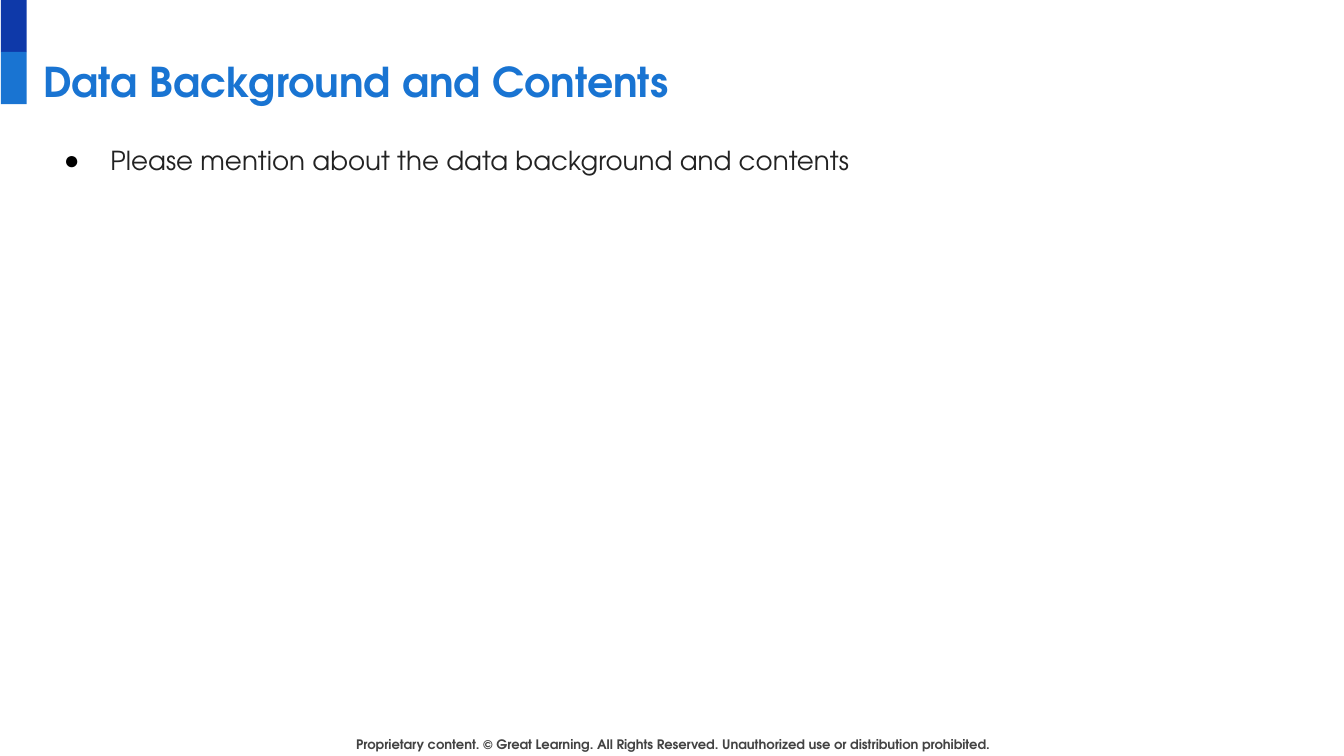
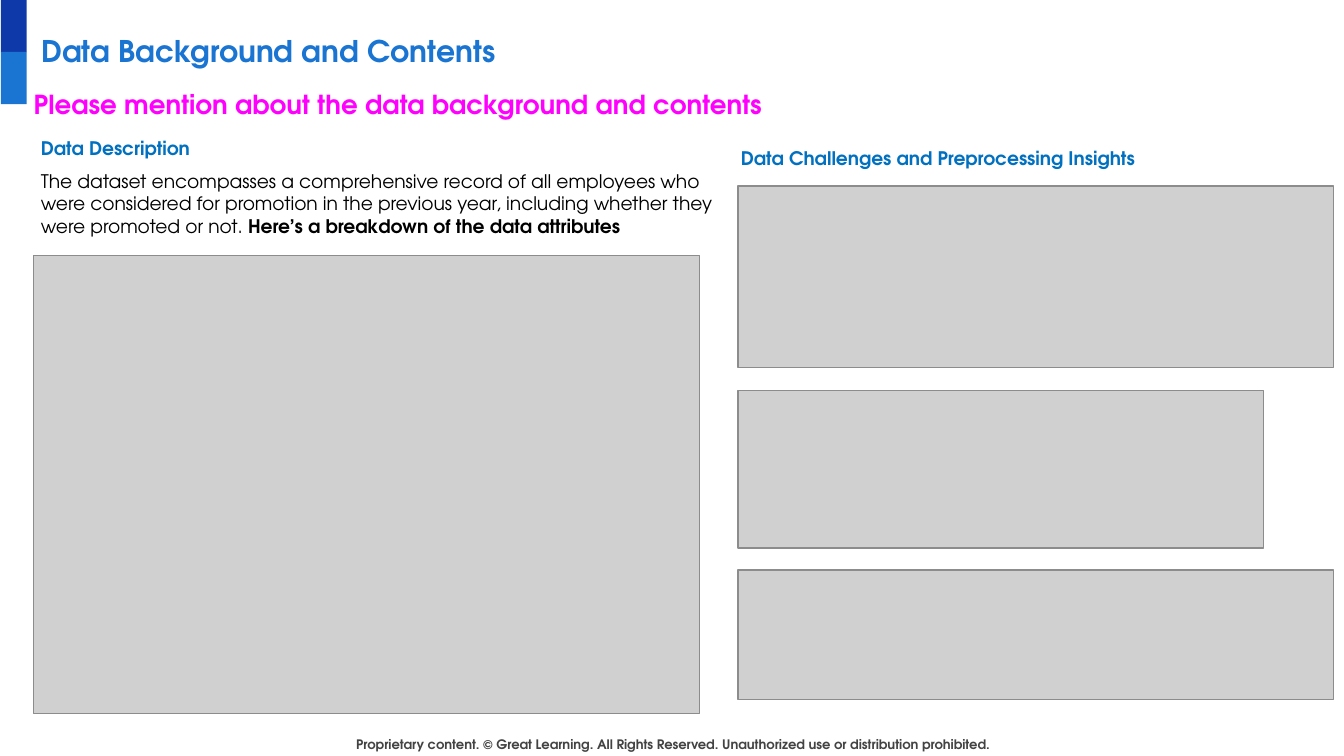
Before and after one commit to developer20sujeet/Python_For_AIML_DataScience, a slide deck: slide 19 of GreatLearningProject/Advanced ML/LowCode_Additional__Project_AML.pptx (slide 20 before the commit). Drawn at 1344x756 pixels with LibreOffice and Linux fonts; fonts in the diff are those of the drawing; grey boxes stand for pictures; background and template pictures are left out. Boxes give left, top, right and bottom in pixels: in the first picture for what was removed or moved away, otherwise in the second. Text is boxed around its words. In the diff, an @@ line names an element or a change of style, - is before the commit and + after.

```diff
--- a/GreatLearningProject/Advanced ML/LowCode_Additional__Project_AML.pptx
+++ b/GreatLearningProject/Advanced ML/LowCode_Additional__Project_AML.pptx
@@ title "Data Background and Contents" moved from (x1=43, y1=66, x2=668, y2=106) to (x1=41, y1=39, x2=495, y2=69) @@
@@ title "Data Background and Contents" at (x1=41, y1=39, x2=495, y2=69): size 22 to 16 pt @@
@@ text "Please mention about the data ..." moved from (x1=110, y1=150, x2=849, y2=176) to (x1=34, y1=94, x2=762, y2=120) @@
@@ text "Please mention about the data ..." at (x1=34, y1=94, x2=762, y2=120): text colour #222222 to #FF00FF, bold on; bullet ● to none @@
@@ text added at (x1=41, y1=140, x2=190, y2=159), 10 pt, text #0070C0, bold @@
+Data Description
@@ text added at (x1=41, y1=174, x2=712, y2=237), 10 pt, text #000000 @@
+The dataset encompasses a comprehensive record of all employees who were considered for promotion in the previous year, including whether they were promoted or not. Here’s a breakdown of the data attributes
@@ text added at (x1=741, y1=150, x2=1134, y2=169), 10 pt, text #0070C0, bold @@
+Data Challenges and Preprocessing Insights
@@ picture added at (x1=738, y1=185, x2=1333, y2=367) @@
@@ picture added at (x1=34, y1=255, x2=700, y2=714) @@
@@ picture added at (x1=738, y1=390, x2=1263, y2=547) @@
@@ picture added at (x1=738, y1=570, x2=1333, y2=699) @@
```
Also in this commit, not shown: 1 other slide changed, 3 slides added, 4 slides removed, 1 other file.
